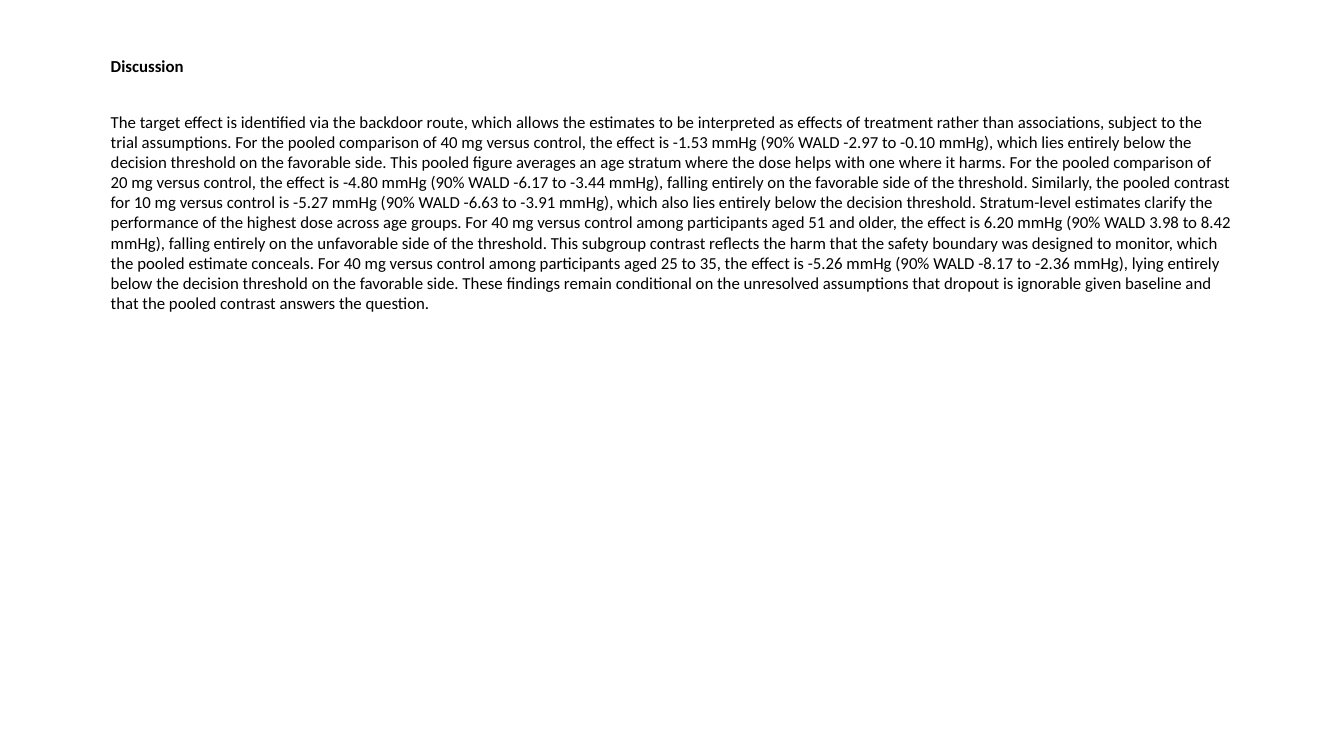
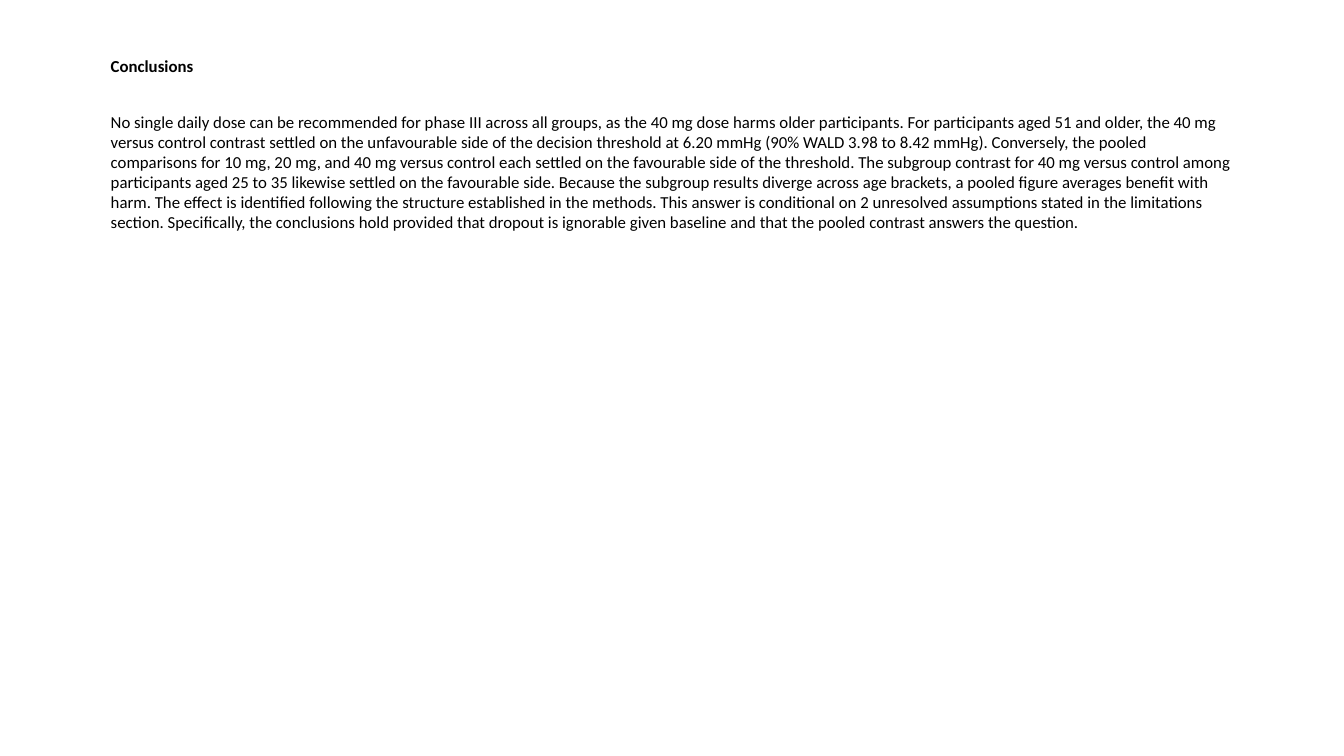
Before and after one commit to redam94/axiom, a slide deck: slide 13 of packages/axiom-dossier/examples/out/hyper3-apa.pptx (slide 10 before the commit). Drawn at 1344x756 pixels with LibreOffice and Linux fonts; fonts in the diff are those of the drawing. Boxes give left, top, right and bottom in pixels: in the first picture for what was removed or moved away, otherwise in the second. Text is boxed around its words. In the diff, an @@ line names an element or a change of style, - is before the commit and + after.

```diff
--- a/packages/axiom-dossier/examples/out/hyper3-apa.pptx
+++ b/packages/axiom-dossier/examples/out/hyper3-apa.pptx
@@ text at box(111, 60, 194, 72): text changed @@
-Discussion
+Conclusions
@@ text at box(111, 116, 1230, 231): text changed @@
-The target effect is identified via the backdoor route, which allows the estimates to be interpreted as effects of treatment rather than associations, subject to the trial assumptions. For the pooled comparison of 40 mg versus control, the effect is -1.53 mmHg (90% WALD -2.97 to -0.10 mmHg), which lies entirely below the decision threshold on the favorable side. This pooled figure averages an age stratum where the dose helps with one where it harms. For the pooled comparison of 20 mg versus control, the effect is -4.80 mmHg (90% WALD -6.17 to -3.44 mmHg), falling entirely on the favorable side of the threshold. Similarly, the pooled contrast for 10 mg versus control is -5.27 mmHg (90% WALD -6.63 to -3.91 mmHg), which also lies entirely below the decision threshold. Stratum-level estimates clarify the performance of the highest dose across age groups. For 40 mg versus control among participants aged 51 and older, the effect is 6.20 mmHg (90% WALD 3.98 to 8.42 mmHg), falling entirely on the unfavorable side of the threshold. This subgroup contrast reflects the harm that the safety boundary was designed to monitor, which the pooled estimate conceals. For 40 mg versus control among participants aged 25 to 35, the effect is -5.26 mmHg (90% WALD -8.17 to -2.36 mmHg), lying entirely below the decision threshold on the favorable side. These findings remain conditional on the unresolved assumptions that dropout is ignorable given baseline and that the pooled contrast answers the question.
+No single daily dose can be recommended for phase III across all groups, as the 40 mg dose harms older participants. For participants aged 51 and older, the 40 mg versus control contrast settled on the unfavourable side of the decision threshold at 6.20 mmHg (90% WALD 3.98 to 8.42 mmHg). Conversely, the pooled comparisons for 10 mg, 20 mg, and 40 mg versus control each settled on the favourable side of the threshold. The subgroup contrast for 40 mg versus control among participants aged 25 to 35 likewise settled on the favourable side. Because the subgroup results diverge across age brackets, a pooled figure averages benefit with harm. The effect is identified following the structure established in the methods. This answer is conditional on 2 unresolved assumptions stated in the limitations section. Specifically, the conclusions hold provided that dropout is ignorable given baseline and that the pooled contrast answers the question.
```
Also in this commit, not shown: 11 other slides changed, 4 slides added, 1 slide removed, 43 other files.
